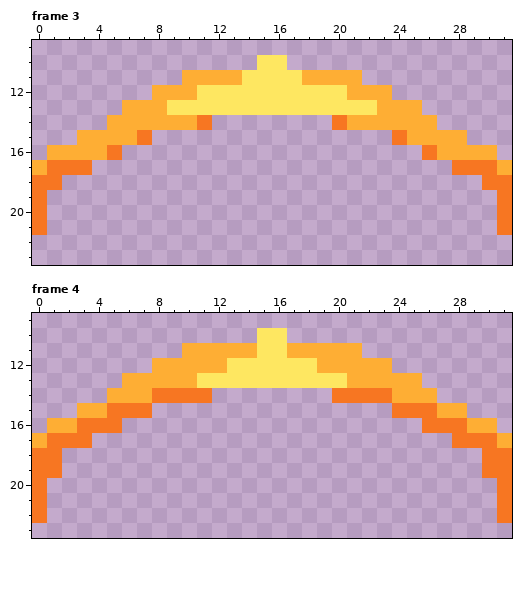
Two states of a pixel-art file, assets/dragon-slash.aseprite. This is how it looked before the edit.
32x32 pixels, 6 frames. Shown: frame 3: x 0..31, y 9..23; frame 4: x 0..31, y 9..23.
And afterwards:
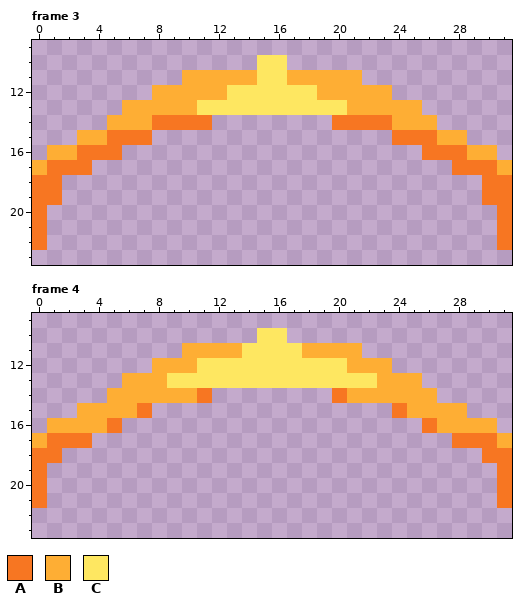
Palette (. is transparent): A #f77622  B #feae34  C #fee761
What changed:
--- frame 3
@@ x 0..31 @@
 10 ...............CC...............
-11 ..........BBBBCCCCBBBB..........
-12 ........BBBCCCCCCCCCCBBB........
-13 ......BBBCCCCCCCCCCCCCCBBB......
-14 .....BBBBBBA........ABBBBBB.....
-15 ...BBBBA................ABBBB...
-16 .BBBBA....................ABBBB.
+11 ..........BBBBBCCBBBBB..........
+12 ........BBBBBCCCCCCBBBBB........
+13 ......BBBBBCCCCCCCCCCBBBBB......
+14 .....BBBAAAA........AAAABBB.....
+15 ...BBAAA................AAABB...
+16 .BBAAA....................AAABB.
 17 BAAA........................AAAB
 18 AA............................AA
-19 A..............................A
+19 AA............................AA
 20 A..............................A
 21 A..............................A
-22 ................................
+22 A..............................A
 23 ................................
--- frame 4
@@ x 0..31 @@
 10 ...............CC...............
-11 ..........BBBBBCCBBBBB..........
-12 ........BBBBBCCCCCCBBBBB........
-13 ......BBBBBCCCCCCCCCCBBBBB......
-14 .....BBBAAAA........AAAABBB.....
-15 ...BBAAA................AAABB...
-16 .BBAAA....................AAABB.
+11 ..........BBBBCCCCBBBB..........
+12 ........BBBCCCCCCCCCCBBB........
+13 ......BBBCCCCCCCCCCCCCCBBB......
+14 .....BBBBBBA........ABBBBBB.....
+15 ...BBBBA................ABBBB...
+16 .BBBBA....................ABBBB.
 17 BAAA........................AAAB
 18 AA............................AA
-19 AA............................AA
+19 A..............................A
 20 A..............................A
 21 A..............................A
-22 A..............................A
+22 ................................
 23 ................................
